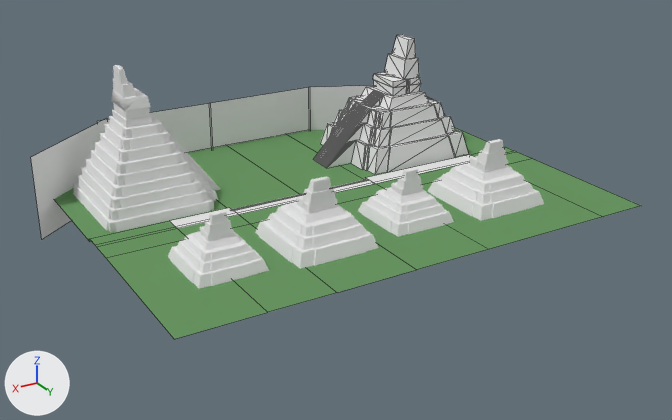
The Blender file 2_Produccion/Juego/Modelos/templo.blend, before and after one commit.
The view is the same before and after, from a camera (50 mm lens) standing at (137.0, 274.0, 117.0) and looking at (-1.0, 44.0, 2.0). Arrows for +X, +Y and +Z are at lower left; the lights stay in place. Mesh edges are drawn as thin lines on the coarser meshes.

Script lines for the objects in view, before the commit:
```python
ob_mesh1_002 = bpy.data.objects.new('mesh1.002', me_mesh1_geometry_001)
ob_mesh1_002.location = (-52.4, 1.1, 0.0)
ob_mesh1_002.scale = (0.0254, 0.0254, 0.0254)
ob_mesh1_003 = bpy.data.objects.new('mesh1.003', me_mesh1_geometry_000)
ob_mesh1_003.location = (14.6, 57.9, 0.1)
ob_mesh1_003.rotation_euler = (0.0, 0.0, -1.571)  # degrees (0, 0, -90)
ob_mesh1_003.scale = (0.0172, 0.0172, 0.0172)
ob_plane_002 = bpy.data.objects.new('Plane.002', me_plane_001)
ob_plane_002.location = (25.8, -35.5, 4.0)
ob_plane_002.rotation_euler = (-1.571, 3.142, -0.00421)  # degrees (-90, 180, -0.2)
ob_plane_002.scale = (15.6, 15.6, 15.6)
# also in view: 'mesh1.001' at (-35.0, 54.0, 11.0); 'Plane.003' at (-15.0, -35.0, 3.0); 'Plane.001' at (-55.0, -26.0, 3.0); 'mesh1.000' at (42.0, 0.0, 23.0); 'Plane.004' at (61.0, -24.0, 3.0)
```
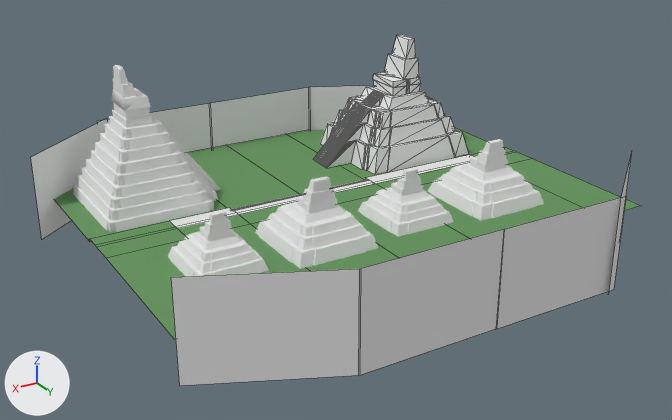
Commit message: agreando assets del Juego

Changed parts and their boxes (x1, y1, x2, y2) in the pictures (672 x 420 px):
'Plane.008', added
    after: (171, 269, 361, 386)
'Plane.007', added
    after: (358, 229, 504, 376)
'Plane.006', added
    after: (496, 196, 626, 329)
'Plane.005', added
    after: (608, 153, 632, 293)

The change, as a diff of the scene's bpy script:
```diff
--- a/2_Produccion/Juego/Modelos/templo.blend.py
+++ b/2_Produccion/Juego/Modelos/templo.blend.py
@@ ob_plane_005 @@
+ob_plane_005 = bpy.data.objects.new('Plane.005', me_plane_004)
+ob_plane_005.location = (-61.4, 103.9, 8.2)
+ob_plane_005.rotation_euler = (-1.571, 3.142, -2.465)  # degrees (-90, 180, -141)
+ob_plane_005.scale = (15.6, 15.6, 15.6)
@@ ob_plane_006 @@
+ob_plane_006 = bpy.data.objects.new('Plane.006', me_plane_001)
+ob_plane_006.location = (-27.0, 114.9, 8.2)
+ob_plane_006.rotation_euler = (-1.571, 3.142, -3.146)  # degrees (-90, 180, -180)
+ob_plane_006.scale = (15.6, 15.6, 15.6)
@@ ob_plane_007 @@
+ob_plane_007 = bpy.data.objects.new('Plane.007', me_plane_003)
+ob_plane_007.location = (15.2, 114.8, 8.2)
+ob_plane_007.rotation_euler = (-1.571, 3.142, -3.14)  # degrees (-90, 180, -180)
+ob_plane_007.scale = (15.6, 15.6, 15.6)
@@ ob_plane_008 @@
+ob_plane_008 = bpy.data.objects.new('Plane.008', me_plane_001)
+ob_plane_008.location = (55.2, 105.3, 8.2)
+ob_plane_008.rotation_euler = (-1.571, 3.142, -3.579)  # degrees (-90, 180, -205)
+ob_plane_008.scale = (15.6, 15.6, 15.6)
```
